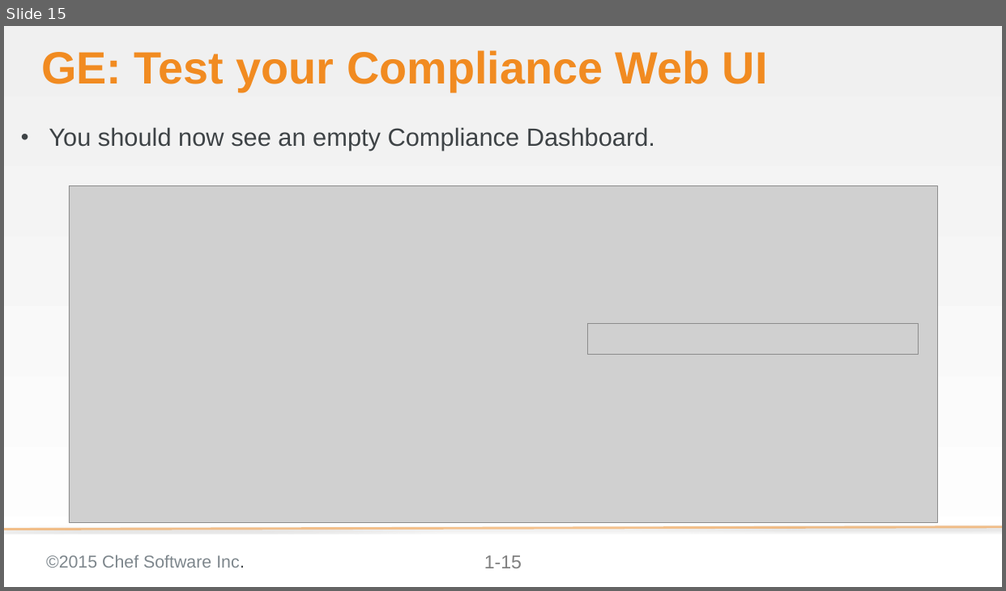
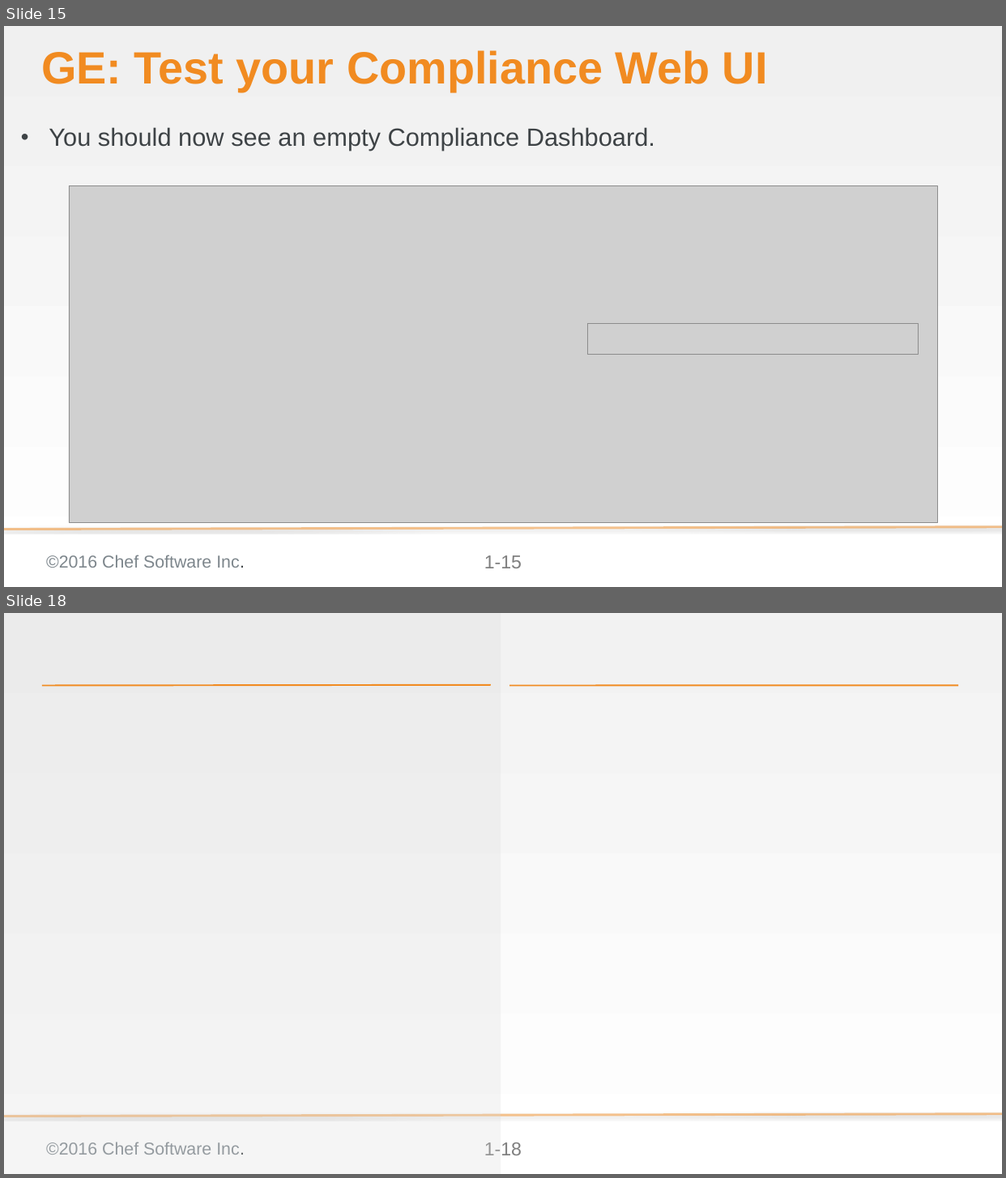
Before and after one commit to bchamby/chef-compliance-installation-configuration-operation, a slide deck: 02-Install.pptx. Shown one above the other, each under a label of ours: slide 15 before the commit, slides 15 and 18 after it; the slides between them are not shown. The pictures are 1006x591 and 1006x1178 pixels, drawn with LibreOffice and Linux fonts; fonts in the diff are those of the drawing; grey boxes stand for pictures; background and template pictures are left out. Boxes give left, top, right and bottom in pixels: in the first picture for what was removed or moved away, otherwise in the second. Text is boxed around its words. In the diff, an @@ line names an element or a change of style, - is before the commit and + after.

```diff
--- a/02-Install.pptx
+++ b/02-Install.pptx
@@ slide 18 added at [4,613,1002,1174], background gradient #F2F2F2 to #FFFFFF; not listed: 3 template elements that a slide beside it also shows @@
@@ rectangle added at [4,613,501,1174], fill #D9D9D9 at 25% opacity @@
@@ line added from (42, 685) to (491, 685), #F18B21 2 pt @@
@@ line added from (509, 685) to (958, 685), #F18B21 2 pt @@
@@ slide 15 changed as well @@
@@ text at [46,555,245,568]: text changed @@
-©2015 Chef Software Inc.
+©2016 Chef Software Inc.
```
Also in this commit, not shown: 15 other slides changed, 4 other slides added, 5 slides removed.
